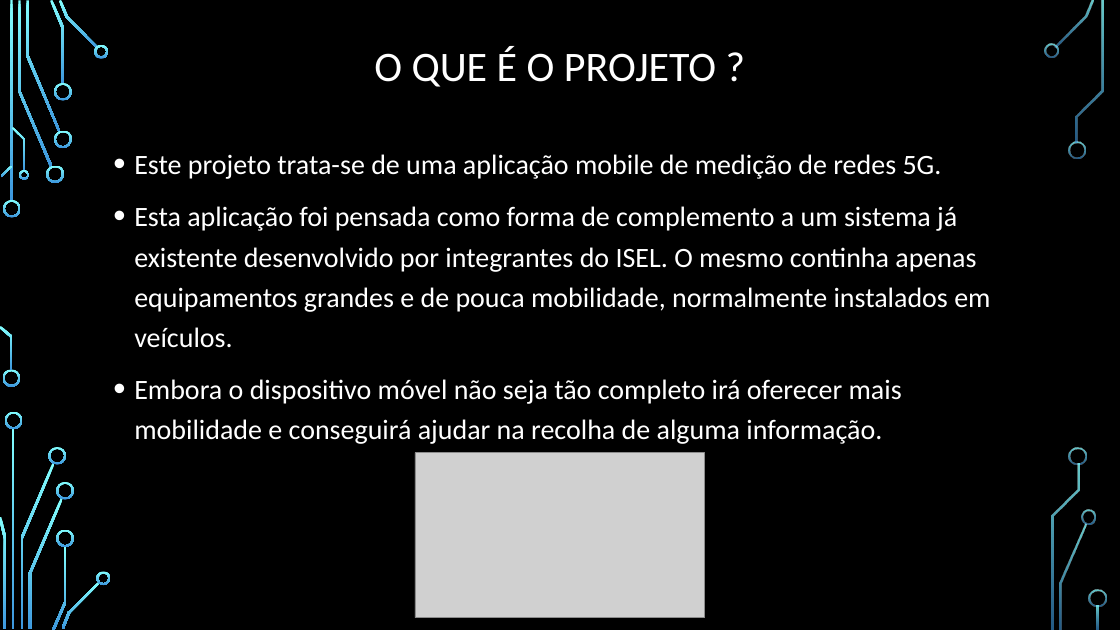
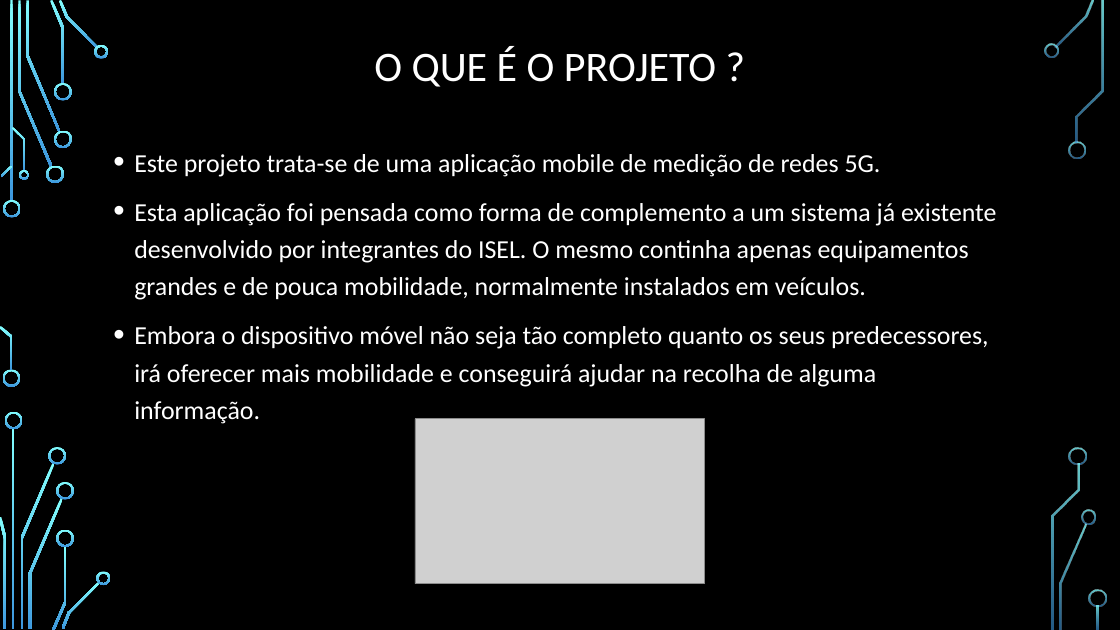
Before and after one commit to RicardoSilvaRCS/5G-QOS, a slide deck: slide 2 of Reports/Apresentação Progresso.pptx. Drawn at 1120x630 pixels with LibreOffice and Linux fonts; fonts in the diff are those of the drawing; grey boxes stand for pictures; background and template pictures are left out. Boxes give left, top, right and bottom in pixels: in the first picture for what was removed or moved away, otherwise in the second. Text is boxed around its words. In the diff, an @@ line names an element or a change of style, - is before the commit and + after.

```diff
--- a/Reports/Apresentação Progresso.pptx
+++ b/Reports/Apresentação Progresso.pptx
@@ text at [134,154,996,300]: size 24 to 22.2 pt in "Este projeto trata-se de uma aplicação mobile ...", "Esta aplicação foi pensada como forma de ..." @@
@@ text at [134,326,988,424]: text changed; size 24 to 22.2 pt @@
-• Embora o dispositivo móvel não seja tão completo irá oferecer mais mobilidade e conseguirá ajudar na recolha de alguma informação.
+• Embora o dispositivo móvel não seja tão completo quanto os seus predecessores, irá oferecer mais mobilidade e conseguirá ajudar na recolha de alguma informação.
@@ picture: place and size @@
-picture at [415,453,705,618]
+picture at [415,419,705,584]
```
Also in this commit, not shown: 5 other slides changed, 7 other files.
